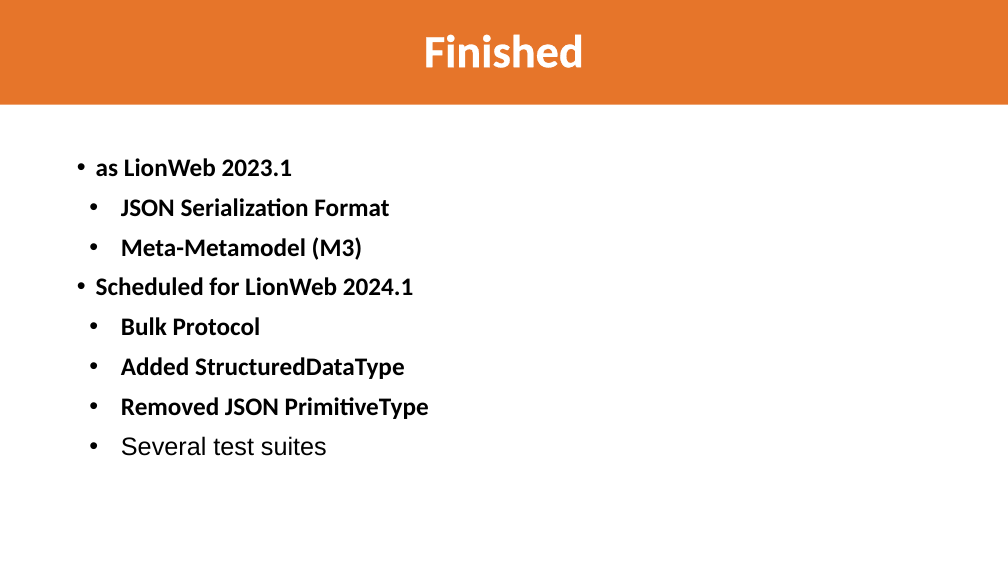
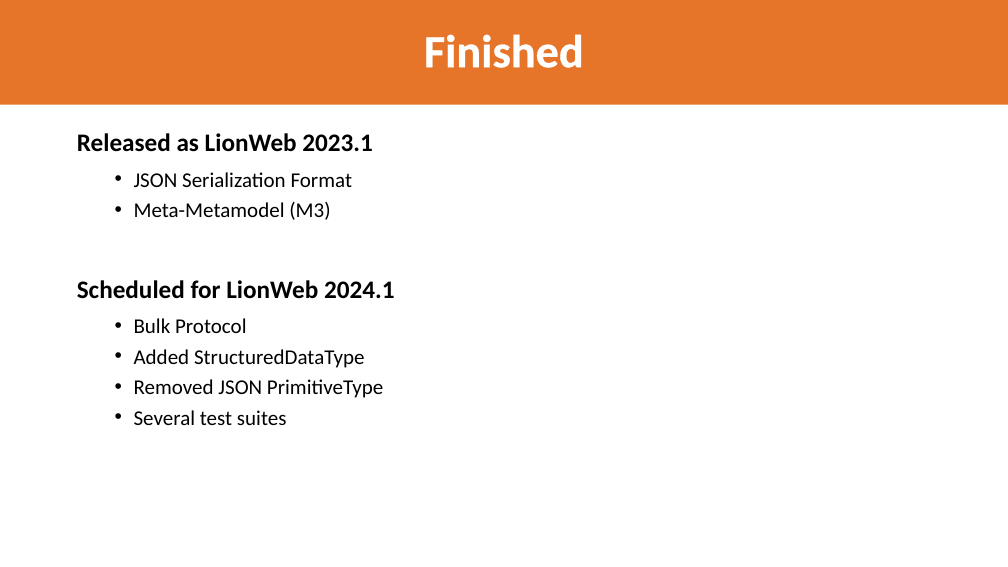
Before and after one commit to LionWeb-io/specification, a slide deck: slide 23 of resources/LangDev 2024 Talk-jos.pptx (slide 25 before the commit). Drawn at 1008x567 pixels with LibreOffice and Linux fonts; fonts in the diff are those of the drawing; background and template pictures are left out. Boxes give left, top, right and bottom in pixels: in the first picture for what was removed or moved away, otherwise in the second. Text is boxed around its words. In the diff, an @@ line names an element or a change of style, - is before the commit and + after.

Commit message:
Layout improved, more text

```diff
--- a/resources/LangDev 2024 Talk-jos.pptx
+++ b/resources/LangDev 2024 Talk-jos.pptx
@@ text at [77, 133, 373, 152]: text changed @@
-as LionWeb 2023.1
+Released as LionWeb 2023.1
@@ text at [134, 172, 383, 425]: size 24 to 20 pt in "JSON Serialization Format", "Meta-Metamodel (M3)", "Bulk Protocol", "Added StructuredDataType" and 2 more places; bold off in "JSON Serialization Format", "Meta-Metamodel (M3)", "Bulk Protocol", "Added StructuredDataType" and 1 more places; font Arial to Calibri in "Several test suites"; list level 1 to 2 in "JSON Serialization Format"; list level 1 to 2 in "Meta-Metamodel (M3)"; list level 1 to 2 in "Bulk Protocol"; list level 1 to 2 in "Added StructuredDataType"; list level 1 to 2 in "Removed JSON PrimitiveType"; list level 1 to 2 in "Several test suites" @@
```
Also in this commit, not shown: 14 other slides changed, 7 slides added, 8 slides removed.
